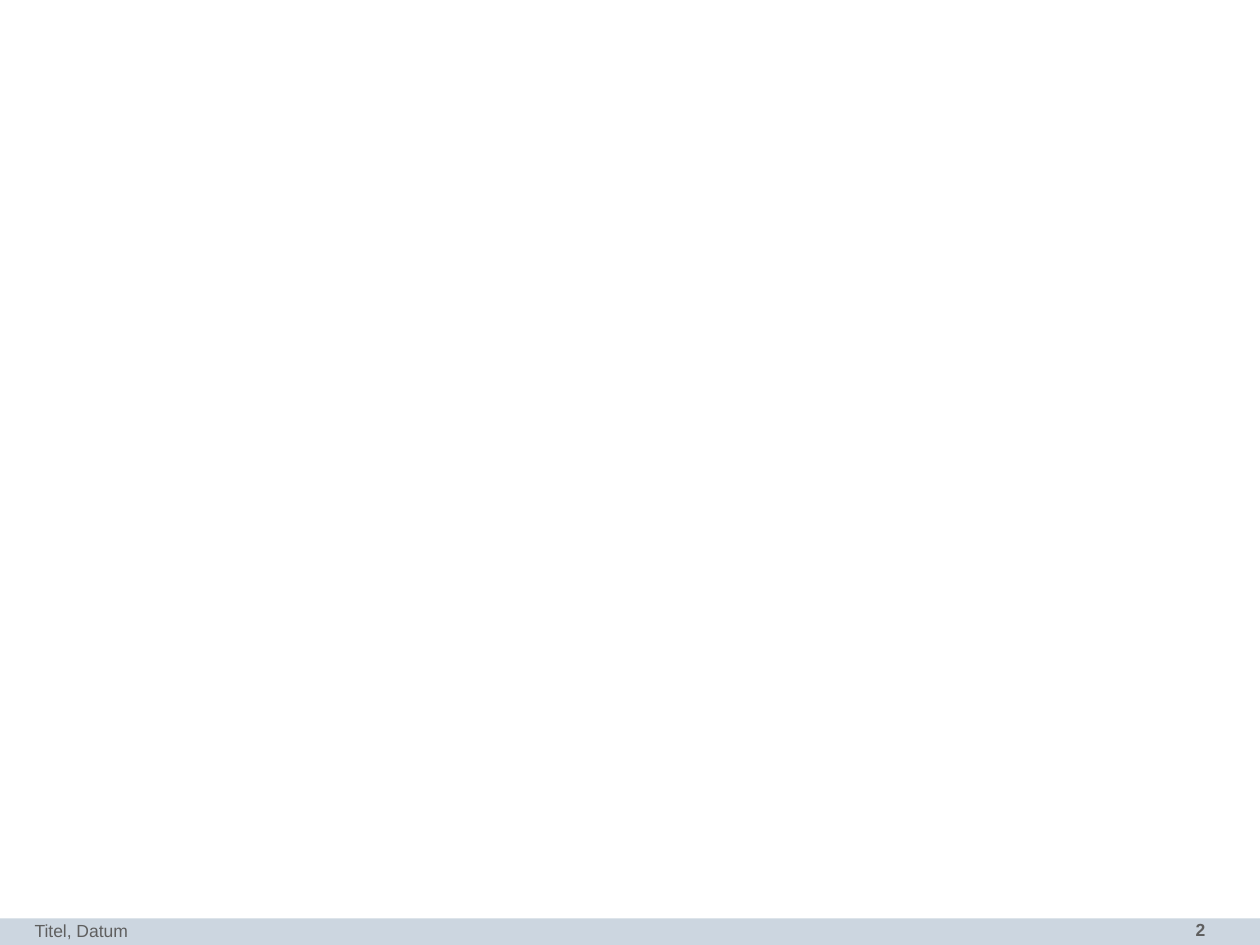
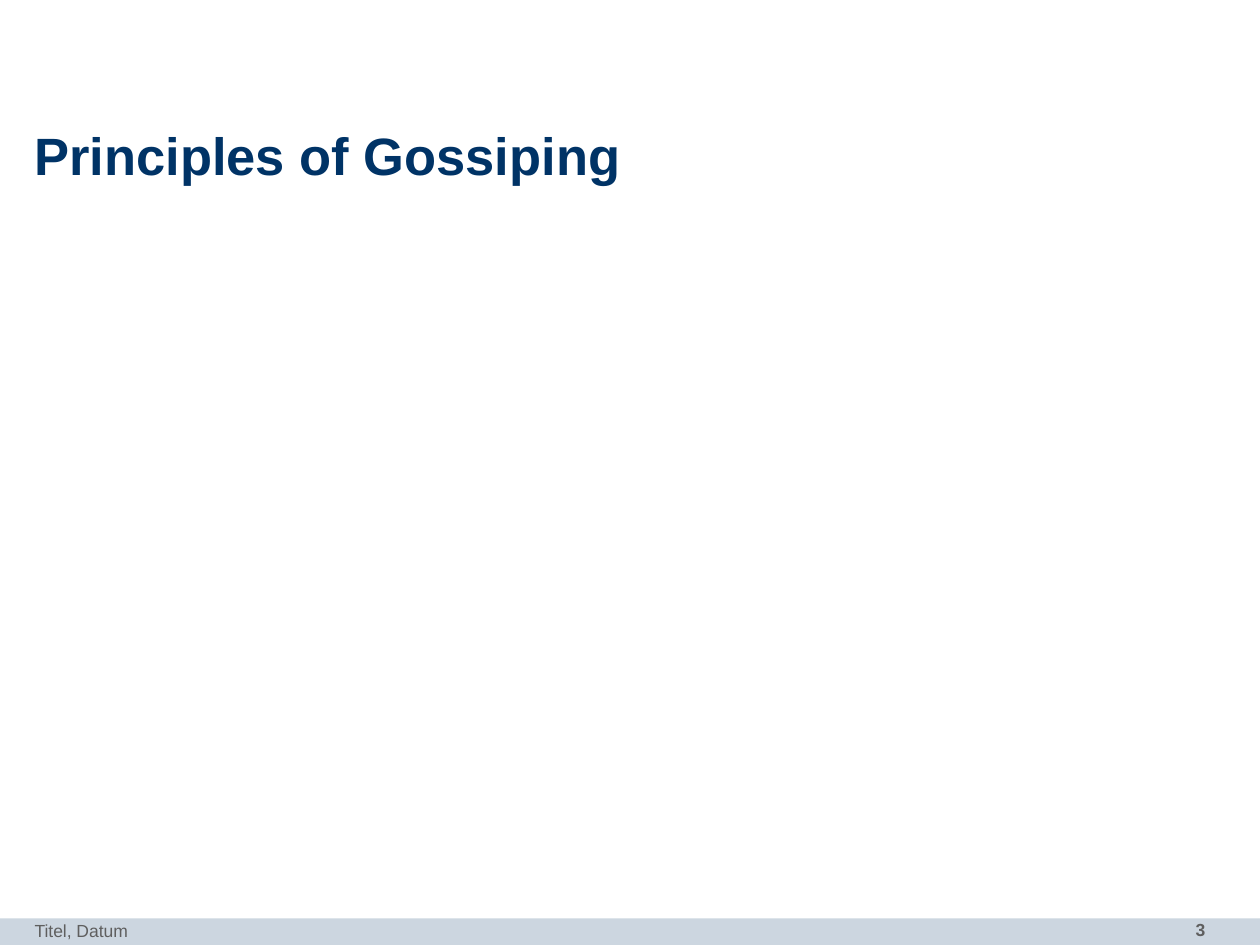
Before and after one commit to dbohn/Bachelor-Thesis, a slide deck: slide 3 of intro-presentation/intro.pptx (slide 2 before the commit). Drawn at 1260x945 pixels with LibreOffice and Linux fonts; fonts in the diff are those of the drawing; background and template pictures are left out. Boxes give left, top, right and bottom in pixels: in the first picture for what was removed or moved away, otherwise in the second. Text is boxed around its words. In the diff, an @@ line names an element or a change of style, - is before the commit and + after.

```diff
--- a/intro-presentation/intro.pptx
+++ b/intro-presentation/intro.pptx
@@ title added at bbox=[35, 137, 620, 186], 30 pt, text #003366, bold @@
+Principles of Gossiping
@@ page number at bbox=[1196, 924, 1206, 936]: text changed @@
-2
+3
```
Also in this commit, not shown: 1 other slide changed, 2 slides added, 49 other files.
